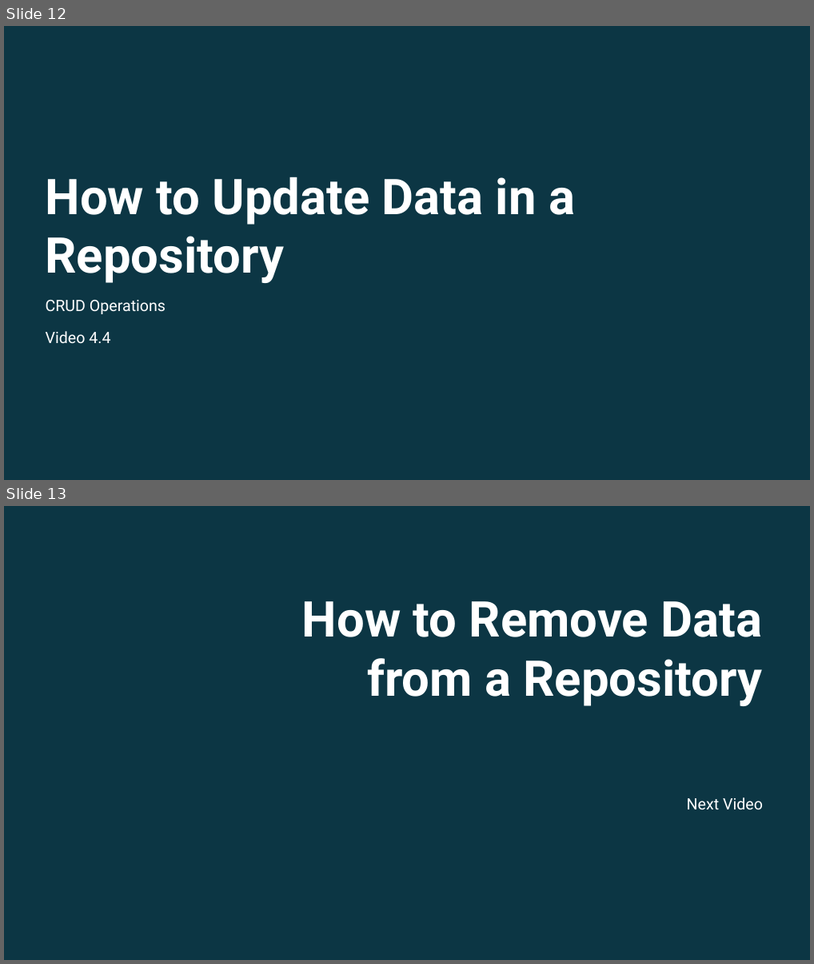
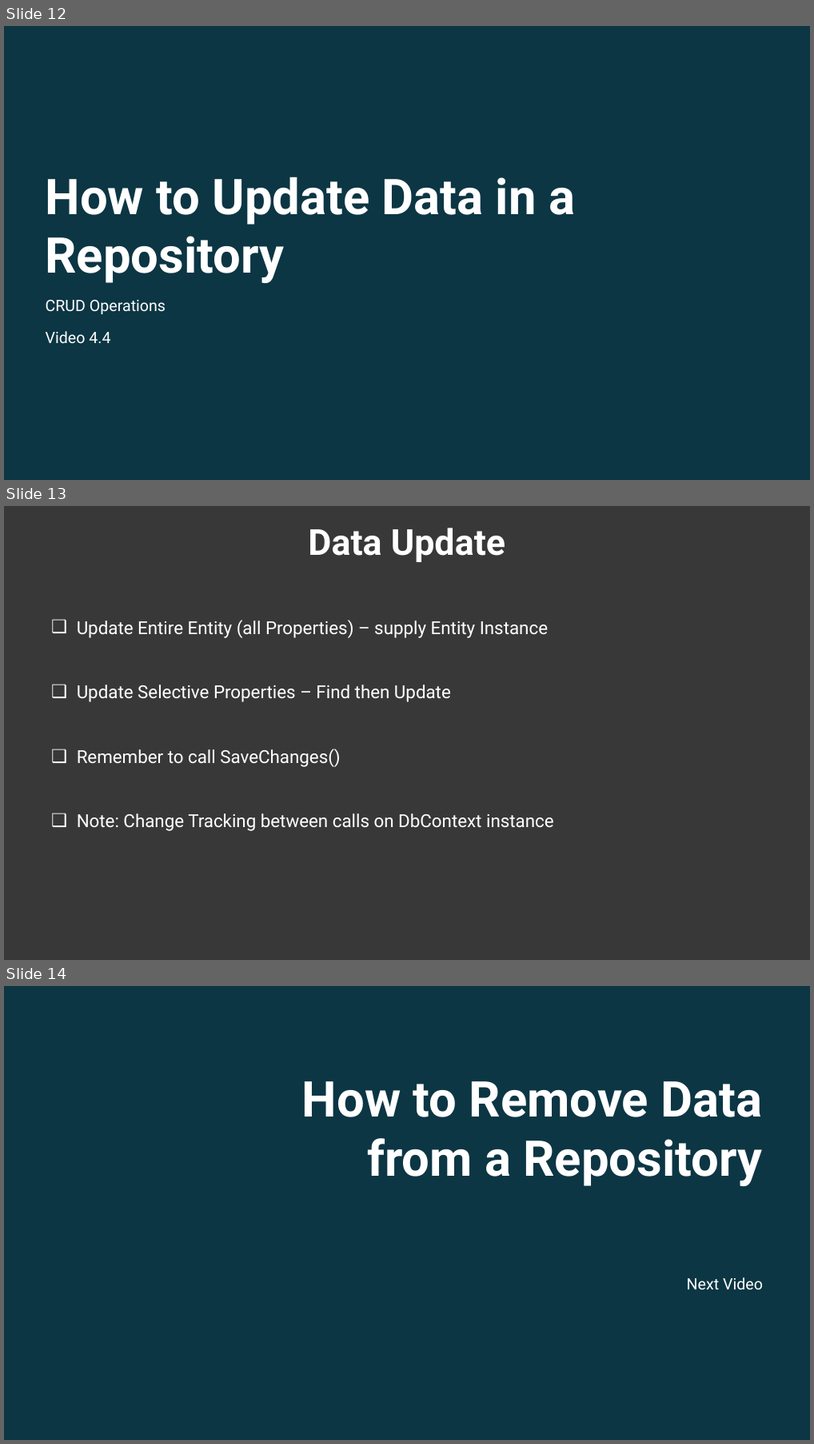
Before and after one commit to ec-council-learning/Entity-Fundamentals-Using-.NET-6, a slide deck: Sections/Section 4/Entity Fundamentals Using .NET 6_Section 4.pptx. Shown one above the other, each under a label of ours: slides 12 and 13 before the commit, slides 12, 13 and 14 after it. The pictures are 814x964 and 814x1444 pixels, drawn with LibreOffice and Linux fonts; fonts in the diff are those of the drawing; background and template pictures are left out; a plain dark background stands for a picture behind light text. Boxes give left, top, right and bottom in pixels: in the first picture for what was removed or moved away, otherwise in the second. Text is boxed around its words. In the diff, an @@ line names an element or a change of style, - is before the commit and + after.

```diff
--- a/Sections/Section 4/Entity Fundamentals Using .NET 6_Section 4.pptx
+++ b/Sections/Section 4/Entity Fundamentals Using .NET 6_Section 4.pptx
@@ slide 13 added at (4, 506, 810, 960), background picture (left out) @@
@@ rectangle added at (4, 506, 810, 959), fill #3C3C3C at 80% opacity @@
@@ text added at (308, 528, 506, 562), 32 pt, text #FFFFFF, bold @@
+Data Update
@@ text added at (77, 620, 554, 831), 16 pt, text #FFFFFF @@
+❑ Update Entire Entity (all Properties) – supply Entity Instance
+❑ Update Selective Properties – Find then Update
+❑ Remember to call SaveChanges()
+❑ Note: Change Tracking between calls on DbContext instance
@@ what was slide 13 is now slide 14 @@
```
Also in this commit, not shown: 1 slide changed, 22 other files.
